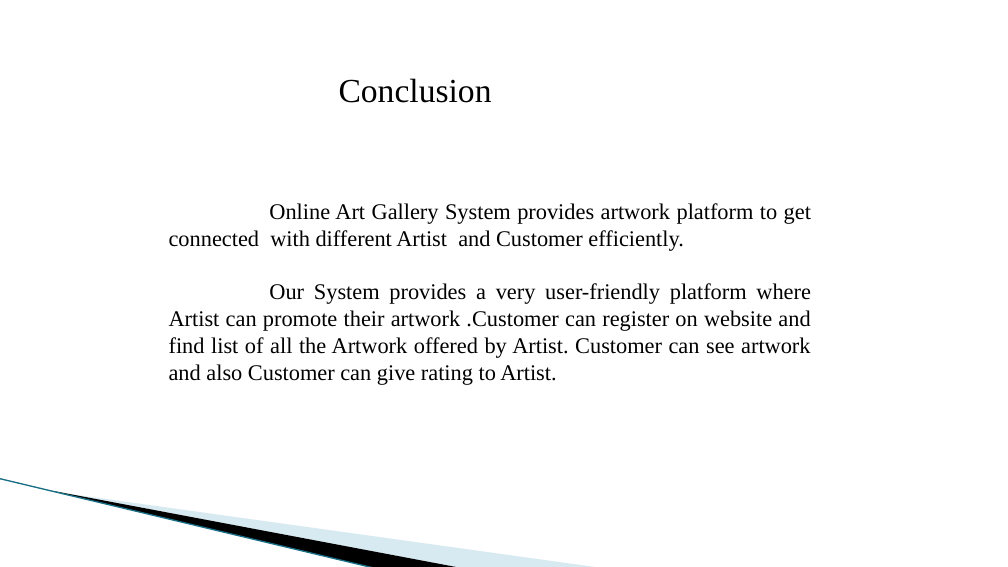
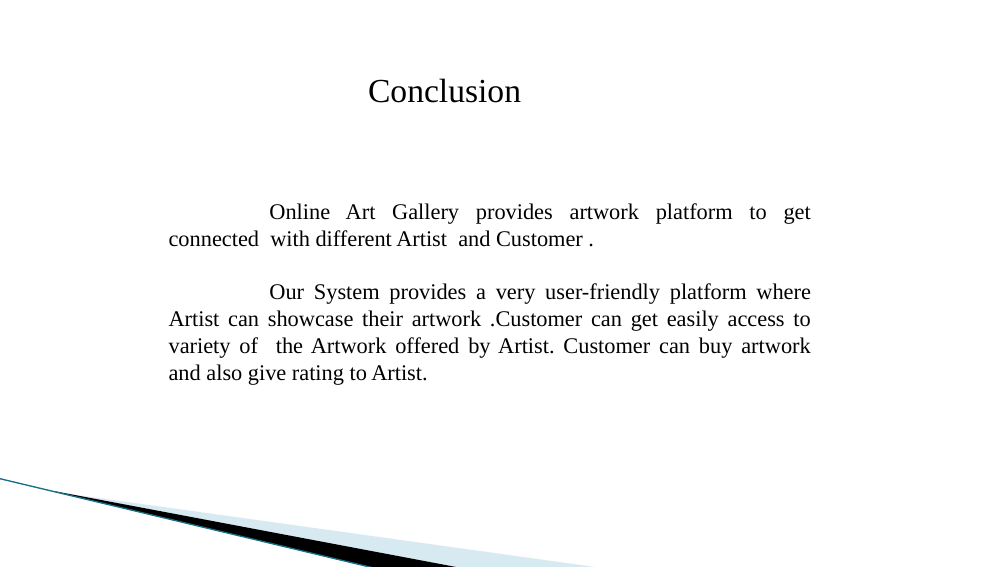
Before and after one commit to OmkarGanjave/OnlineArtGallery, a slide deck: slide 14 of Presentation-OnlineArtGallery.pptx. Drawn at 1008x567 pixels with LibreOffice and Linux fonts; fonts in the diff are those of the drawing; background and template pictures are left out. Boxes give left, top, right and bottom in pixels: in the first picture for what was removed or moved away, otherwise in the second. Text is boxed around its words. In the diff, an @@ line names an element or a change of style, - is before the commit and + after.

Commit message:
ppt updated

```diff
--- a/Presentation-OnlineArtGallery.pptx
+++ b/Presentation-OnlineArtGallery.pptx
@@ text "Conclusion": place and size @@
-text "Conclusion" at box(339, 78, 492, 103)
+text "Conclusion" at box(368, 78, 521, 103)
@@ text at box(169, 203, 811, 385): text changed @@
-Online Art Gallery System provides artwork platform to get connected with different Artist and Customer efficiently.
-Our System provides a very user-friendly platform where Artist can promote their artwork .Customer can register on website and find list of all the Artwork offered by Artist. Customer can see artwork and also Customer can give rating to Artist.
+Online Art Gallery provides artwork platform to get connected with different Artist and Customer .
+Our System provides a very user-friendly platform where Artist can showcase their artwork .Customer can get easily access to variety of the Artwork offered by Artist. Customer can buy artwork and also give rating to Artist.
```
Also in this commit, not shown: 2 other slides changed, 1 slide added, 1 slide removed.
